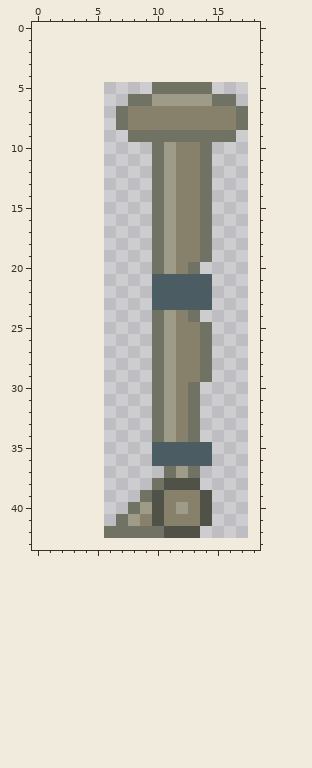
One commit to this pixel-art sprite: Animations/spr_Leg/Leg1Left/000.png. That is the earlier state.
The file is 12x38 pixels. Pixels under 10% opacity are left out. Colours within 5 levels of each other are drawn and written as one. The old version is drawn lined up with the new one, on the new canvas.
After:
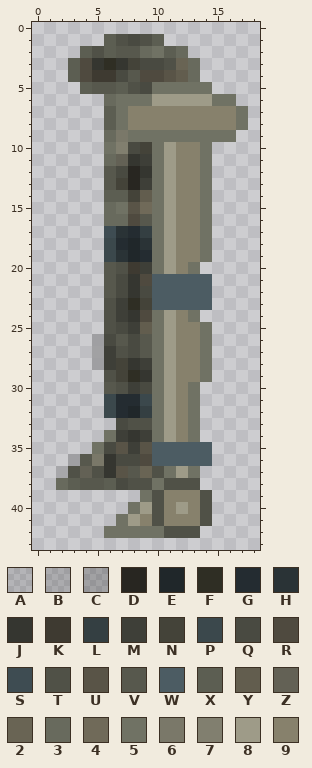
Palette (. is transparent): A #0000001f  B #0000002a  C #00000037  D #282621  E #20272a  F #2f2e24  G #242c31  H #2a3336  J #353630  K #3e3a31  L #343f42  M #3e3f38  N #444339  P #3b484c  Q #494a41  R #4f4a3f  S #3e4c52  T #505147  U #595447  V #57584d  W #4c5c63  X #5c5e52  Y #625d4e  Z #636155  2 #696454  3 #686a5d  4 #706a59  5 #707264  6 #7a7869  7 #817f6f  8 #9e9b88  9 #87816c
Edits made:
canvas 12x38 -> 19x44, the old top-left corner now at 6,5
y 1: x 6..10 ..... -> XTQTX
y 2: x 4..12 ......... -> XTXVV35X3
y 3: x 3..13 ........... -> XRJFJNQQT23
y 4: x 3..13 ........... -> XRKKQVRRUY3
y 5: x 4..9 ...... -> XVVXTQ
y 6: x 6..7 .. -> 35
y 7..8: x 6 . -> X
y 9: x 6..7 .. -> 36
y 10: x 6..9 .... -> 57QN
y 11: x 6..9 .... -> 3ZJM
y 12: x 6..9 .... -> VQDJ
y 13: x 6..9 .... -> VNDM
y 14: x 6..9 .... -> XXNY
y 15: x 6..9 .... -> 35U4
y 16: x 6..9 .... -> 33RV
y 17: x 6..9 .... -> SHGL
y 18: x 6..9 .... -> PGEH
y 19: x 6..9 .... -> PHEG
y 20: x 6..9 .... -> VTKM
y 21: x 6..9 .... -> VQJR
y 22: x 6..9 .... -> VQJQ
y 23: x 6..9 .... -> TMFN
y 24: x 6..9 .... -> TMJR
y 25: x 6..9 .... -> TQMY
y 26: x 5..9 ..... -> BQVQV
y 27: x 5..9 ..... -> CMTQV
y 28: x 5..9 ..... -> BMNJM
y 29: x 6..9 .... -> TNFJ
y 30: x 6..9 .... -> VTMQ
y 31: x 6..9 .... -> PGGP
y 32: x 6..9 .... -> PGEL
y 33: x 7..9 ... -> QTT
y 34: x 6..9 .... -> 5MJM
y 35: x 5..9 ..... -> 5QUMU
y 36: x 3..9 ....... -> BV6JQQR
y 37: x 2..10 ......... -> ATZTJUV2T
y 38: x 2..9 ........ -> 3XVVXQTT
